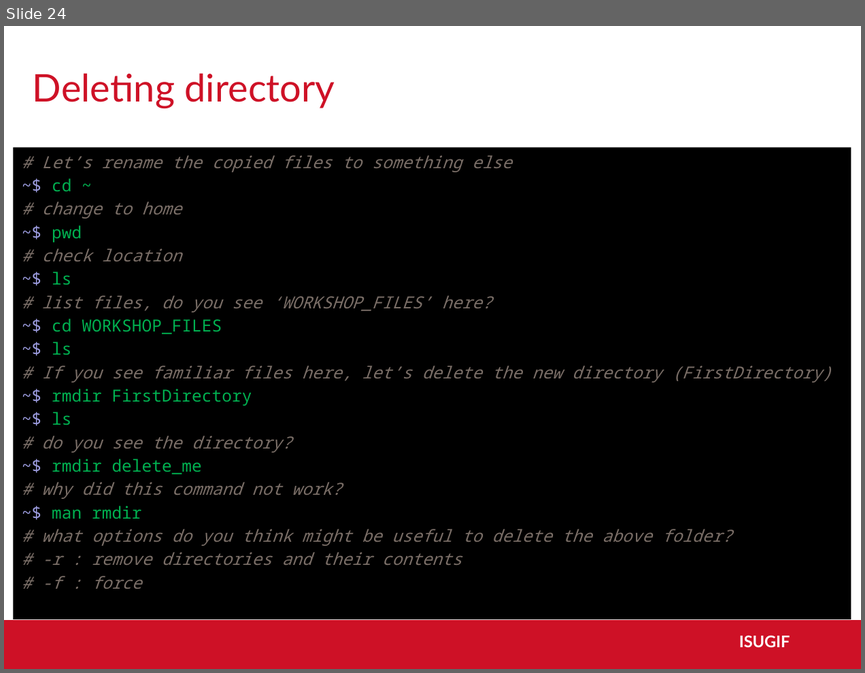
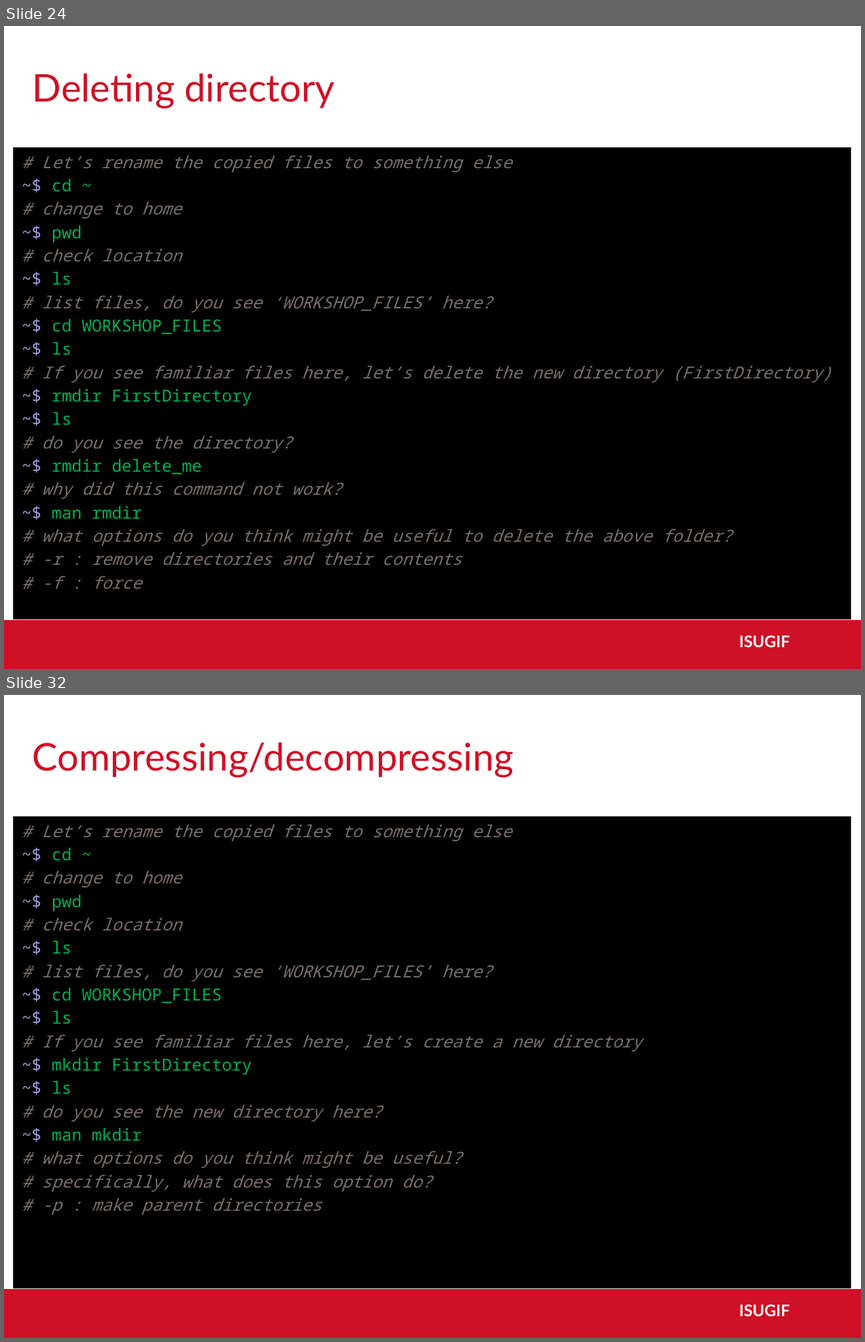
Before and after one commit to ISUgenomics/basic_UNIX_2015, a slide deck: slides_workshop_as.pptx. Shown one above the other, each under a label of ours: slide 24 before the commit, slides 24 and 32 after it; the slides between them are not shown. The pictures are 865x673 and 865x1342 pixels, drawn with LibreOffice and Linux fonts; fonts in the diff are those of the drawing; background and template pictures are left out. Boxes give left, top, right and bottom in pixels: in the first picture for what was removed or moved away, otherwise in the second. Text is boxed around its words. In the diff, an @@ line names an element or a change of style, - is before the commit and + after.

```diff
--- a/slides_workshop_as.pptx
+++ b/slides_workshop_as.pptx
@@ slide 32 added at bbox=[4, 695, 861, 1338], background #FFFFFF; not listed: 2 template elements that a slide beside it also shows @@
@@ title added at bbox=[33, 742, 514, 777], 32 pt, text #CE1126 @@
+Compressing/decompressing
@@ text added at bbox=[14, 817, 851, 1289], fill #000000, 14 pt, text #7A6E67, italic @@
+# Let’s rename the copied files to something else
+~$ cd ~
+# change to home
+~$ pwd
+# check location
+~$ ls
+# list files, do you see ‘WORKSHOP_FILES’ here?
+~$ cd WORKSHOP_FILES
+~$ ls
+# If you see familiar files here, let’s create a new directory
+~$ mkdir FirstDirectory
+~$ ls
+# do you see the new directory here?
+~$ man mkdir
+# what options do you think might be useful?
+# specifically, what does this option do?
+# -p : make parent directories
```
Also in this commit, not shown: 3 slides changed, 8 other slides added, 6 slides removed.
